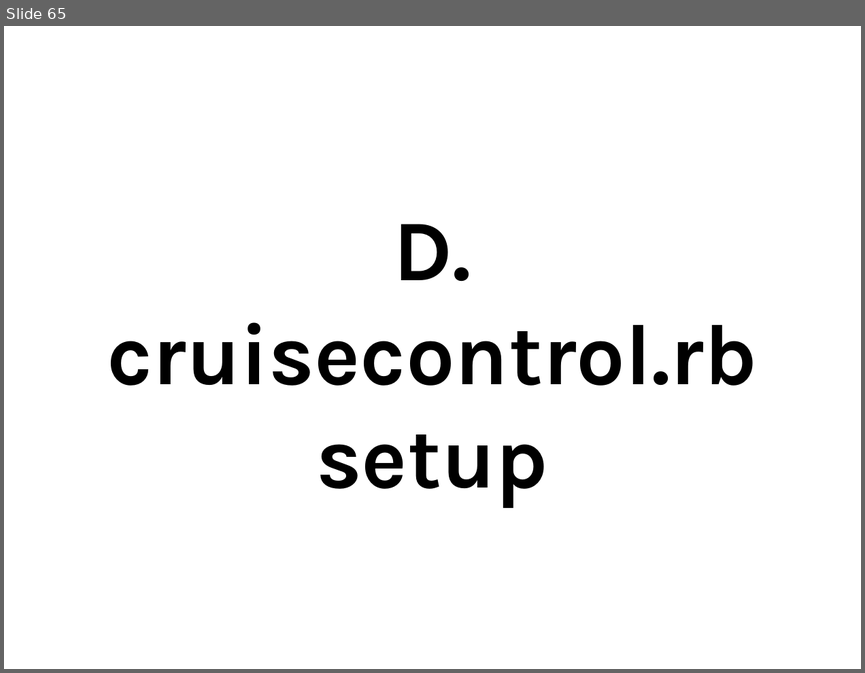
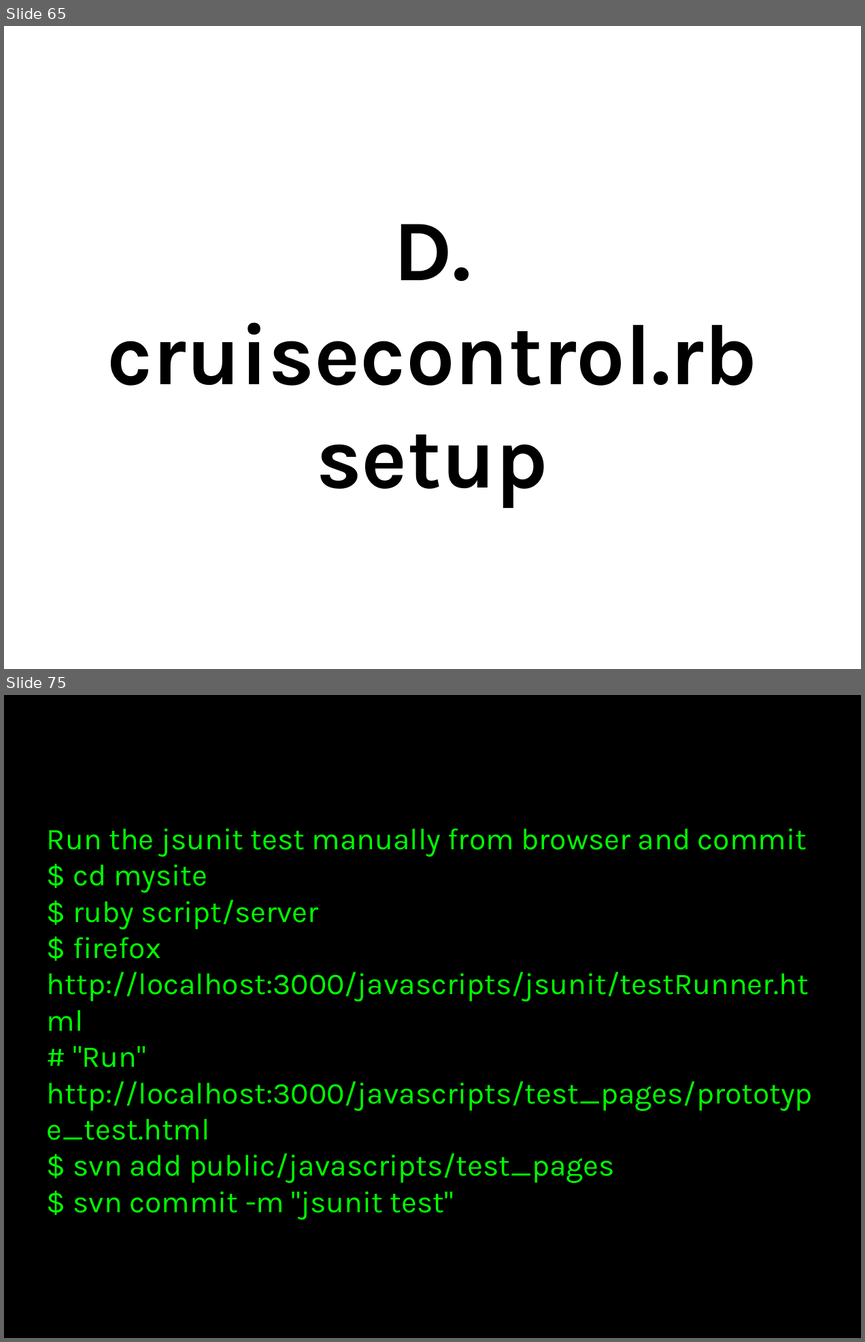
Before and after one commit to thewoolleyman/ci_for_the_rails_guy_or_gal, a slide deck: presentation/ci_for_the_web_2.0_guy_or_gal.odp. Shown one above the other, each under a label of ours: slide 65 before the commit, slides 65 and 75 after it; the slides between them are not shown. The pictures are 865x673 and 865x1342 pixels, drawn with LibreOffice and Linux fonts; fonts in the diff are those of the drawing. Boxes give left, top, right and bottom in pixels: in the first picture for what was removed or moved away, otherwise in the second. Text is boxed around its words. In the diff, an @@ line names an element or a change of style, - is before the commit and + after.

```diff
--- a/presentation/ci_for_the_web_2.0_guy_or_gal.odp
+++ b/presentation/ci_for_the_web_2.0_guy_or_gal.odp
@@ slide 75 added at (4, 695, 861, 1338), background #000000 @@
@@ title added at (47, 828, 813, 1220), 28 pt, text #00FF00 @@
+Run the jsunit test manually from browser and commit
+$ cd mysite
+$ ruby script/server
+$ firefox http://localhost:3000/javascripts/jsunit/testRunner.html
+# "Run" http://localhost:3000/javascripts/test_pages/prototype_test.html
+$ svn add public/javascripts/test_pages
+$ svn commit -m "jsunit test"
```
Also in this commit, not shown: 21 other slides added, 1 slide removed.
